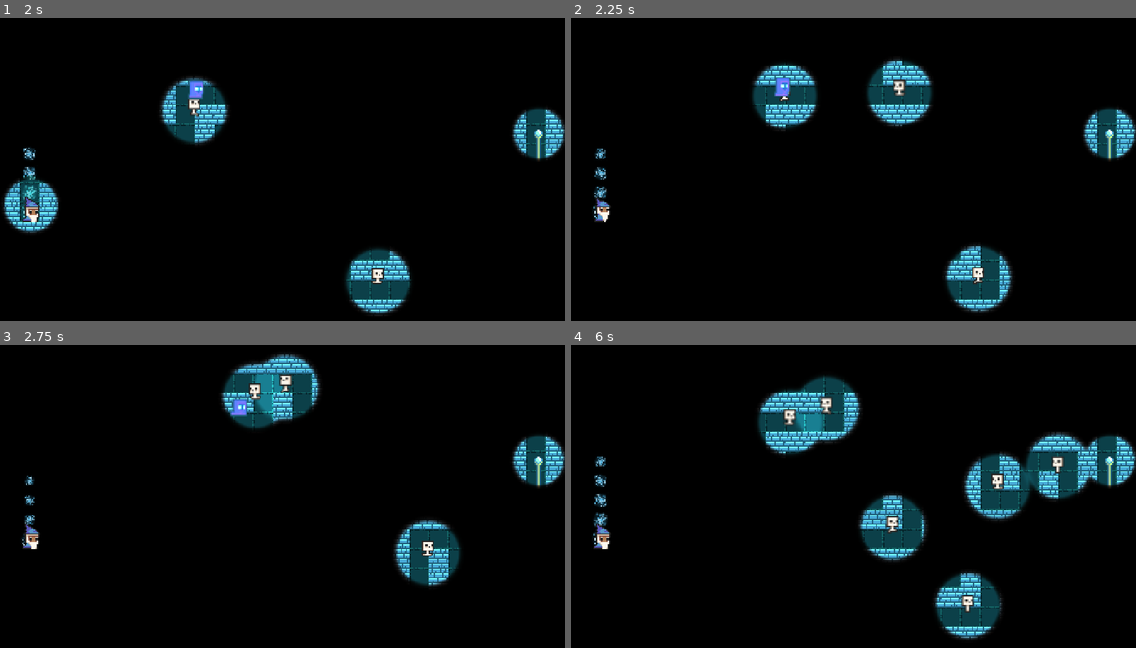
Above: before the commit, frames 1-4 (two rows, left to right).
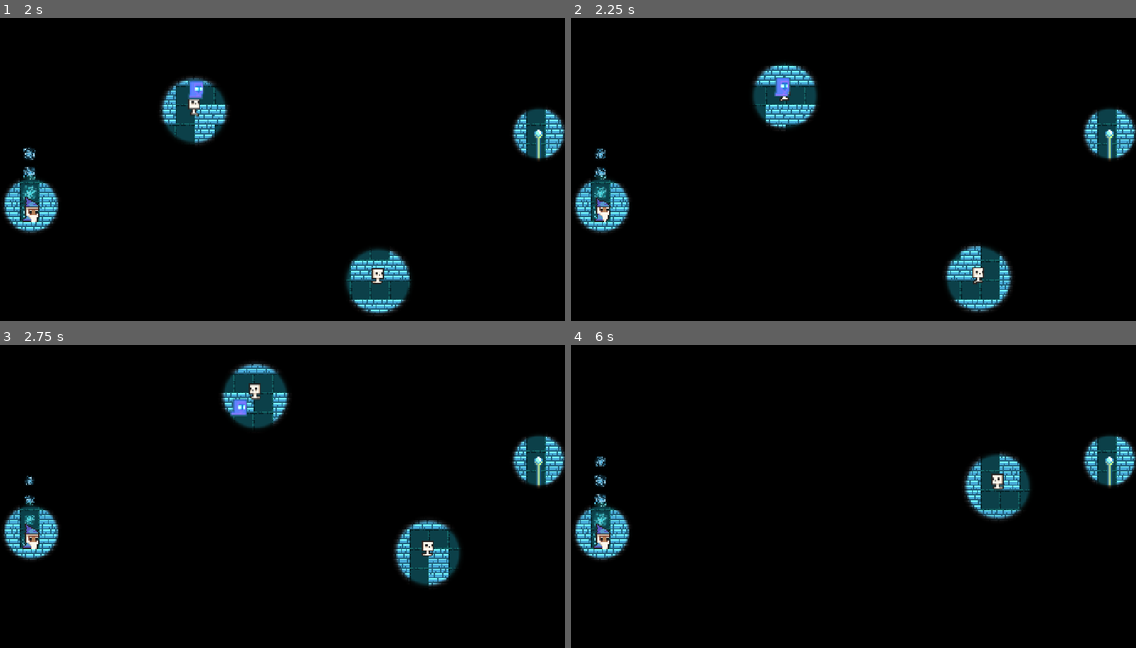
Above: after the commit, the same moments.

Repository: Irtiaz/Lumos
Game: Godot game, scene res://World/world.tscn
Same seed, same stepped clock (60 frames per second), same inputs: the game is played once before the commit and once after it.
Inputs (mouse positions are in pixels of both pictures, inside the frame that each line leads up to):
- Up to frame 1 (2 s): move the mouse to (406, 151) at 0.52 s; hold D (move_right) 0.53-1.28 s; click (406, 151) at 0.6 s; move the mouse to (169, 181) at 1.27 s; hold S (move_down) from 1.28 s (still down); click (169, 181) at 1.35 s
- Up to frame 2 (2.25 s): move the mouse to (910, 96) at 2.02 s; release S (move_down) at 2.03 s; hold D (move_right) from 2.03 s (still down); click (910, 96) at 2.1 s
- Up to frame 3 (2.75 s): keep holding D (move_right)
- Up to frame 4 (6 s): move the mouse to (825, 557) at 2.77 s; release D (move_right) at 2.78 s; hold W (move_up) 2.78-3.53 s; click (825, 557) at 2.85 s; move the mouse to (1023, 541) at 3.52 s; hold A (move_left) 3.53-5.03 s; click (1023, 541) at 3.6 s; move the mouse to (684, 444) at 4.27 s; click (684, 444) at 4.35 s; move the mouse to (881, 493) at 5.02 s; hold S (move_down) 5.03-5.78 s; click (881, 493) at 5.1 s; move the mouse to (768, 414) at 5.77 s; hold D (move_right) from 5.78 s (still down); click (768, 414) at 5.85 s

Frame 1 is identical in both runs. In frame 2, 3.3% of the frame differs, in the area x 0-64%, y 13-71%; in frame 3, 3.0%; in frame 4, 11%, in the area x 0-93%, y 10-98%.

Commit message:
enemy costs mana, game over logic done, no mana no skele

Diff:
--- a/Decoy/decoy.tscn
+++ b/Decoy/decoy.tscn
@@ -6,6 +6,9 @@
 
 [sub_resource type="CanvasItemMaterial" id="CanvasItemMaterial_bdojf"]
 light_mode = 1
+
+[sub_resource type="CircleShape2D" id="CircleShape2D_4e2ol"]
+radius = 8.0
 
 [node name="Decoy" type="Sprite2D"]
 self_modulate = Color(0.0823529, 0.454902, 0.529412, 0.854902)
@@ -16,3 +19,11 @@
 [node name="Glow" parent="." instance=ExtResource("2_qtj0i")]
 position = Vector2(1, 7)
 radius = 50.0
+
+[node name="Area2D" type="Area2D" parent="."]
+collision_layer = 32
+collision_mask = 0
+
+[node name="CollisionShape2D" type="CollisionShape2D" parent="Area2D"]
+position = Vector2(1, 6)
+shape = SubResource("CircleShape2D_4e2ol")
--- a/Enemy/enemy.gd
+++ b/Enemy/enemy.gd
@@ -42,8 +42,8 @@
 	var dir = to_local(nav_agent.get_next_path_position()) - to_local($CollisionShape2D.global_position)
 	velocity = dir.normalized() * SPEED * delta
 	move_and_slide()
-	if nav_agent.is_navigation_finished():
-		reset()
+	#if nav_agent.is_navigation_finished():
+		#reset()
 
 
 func _on_area_2d_area_entered(area: Area2D) -> void:
@@ -71,6 +71,15 @@
 	is_awake = false
 	position = initial_pos
 
-func _on_death_area_area_entered(area: Area2D) -> void:
+
+func _on_player_death_area_area_entered(area: Area2D) -> void:
+	var player = area.get_parent()
+	print(player.mana)
+	player.mana = sqrt(player.mana ** 2 - player.ENEMY_DAMAGE ** 2)
+	print(player.mana)
+
 	reset()
-	pass
+
+
+func _on_decoy_death_area_area_entered(area: Area2D) -> void:
+	reset()
--- a/Enemy/enemy.tscn
+++ b/Enemy/enemy.tscn
@@ -68,14 +68,24 @@
 position = Vector2(0, 4)
 shape = SubResource("CapsuleShape2D_ht2b7")
 
-[node name="DeathArea" type="Area2D" parent="."]
+[node name="PlayerDeathArea" type="Area2D" parent="."]
 collision_layer = 0
 collision_mask = 8
 
-[node name="CollisionShape2D" type="CollisionShape2D" parent="DeathArea"]
+[node name="CollisionShape2D" type="CollisionShape2D" parent="PlayerDeathArea"]
+position = Vector2(0, 4)
+shape = SubResource("CapsuleShape2D_kioxl")
+
+[node name="DecoyDeathArea" type="Area2D" parent="."]
+collision_layer = 0
+collision_mask = 32
+
+[node name="CollisionShape2D" type="CollisionShape2D" parent="DecoyDeathArea"]
 position = Vector2(0, 4)
 shape = SubResource("CapsuleShape2D_kioxl")
 
 [connection signal="area_entered" from="Area2D" to="." method="_on_area_2d_area_entered"]
 [connection signal="area_exited" from="Area2D" to="." method="_on_area_2d_area_exited"]
-[connection signal="area_entered" from="DeathArea" to="." method="_on_death_area_area_entered"]
+[connection signal="area_entered" from="PlayerDeathArea" to="." method="_on_player_death_area_area_entered"]
+[connection signal="area_entered" from="DecoyDeathArea" to="." method="_on_death_area_area_entered"]
+[connection signal="area_entered" from="DecoyDeathArea" to="." method="_on_decoy_death_area_area_entered"]
--- a/Player/player.gd
+++ b/Player/player.gd
@@ -1,9 +1,10 @@
 extends CharacterBody2D
 
-# Exported variable to control speed
+
 @export var SPEED: float = 4000
 @export var SKELEPHOTON_COST := 10
 @export var SKELEPHOTON_GAIN_PERCENTAGE := 0.8
+@export var ENEMY_DAMAGE := 30
 
 @export var mana: float = 200:
 	set(v):
--- a/World/world.gd
+++ b/World/world.gd
@@ -16,6 +16,10 @@
 
 # Called every frame. 'delta' is the elapsed time since the previous frame.
 func _process(delta: float) -> void:
+
+	if is_nan($Wizards/Player.mana):
+		print("Game over")
+
 	var mid_coord = round_to_cell_mid($Wizards/Player/CollisionShape2D.global_position)
 	if !has_light.has(mid_coord):
 		#print(mid_coord)
@@ -37,12 +41,16 @@
 
 		if safe_coord == Vector2i(-1, -1): return
 
-		$Wizards/Player.mana = sqrt($Wizards/Player.mana ** 2 - $Wizards/Player.SKELEPHOTON_COST ** 2)
+		if $Wizards/Player.mana > $Wizards/Player.SKELEPHOTON_COST:
+			$Wizards/Player.mana = sqrt($Wizards/Player.mana ** 2 - $Wizards/Player.SKELEPHOTON_COST ** 2)
 
-		var skelephoton = skelephotonScene.instantiate()
-		skelephoton.target = $Wizards/Player/CollisionShape2D.global_position
-		skelephoton.position = tilemap.map_to_local(safe_coord)
-		add_child(skelephoton)
+			var skelephoton = skelephotonScene.instantiate()
+			skelephoton.target = $Wizards/Player/CollisionShape2D.global_position
+			skelephoton.position = tilemap.map_to_local(safe_coord)
+			add_child(skelephoton)
+
+		else:
+			print("Not enough mana")
 
 
 	elif Input.is_action_just_pressed("suicide"):
--- a/World/world.tscn
+++ b/World/world.tscn
@@ -687,4 +687,5 @@
 position = Vector2(23, 112)
 SPEED = 5000.0
 SKELEPHOTON_COST = 30
+ENEMY_DAMAGE = 40
 mana = 50.0
Not shown: 1 places in Decoy/decoy.tscn that only renumber resources
